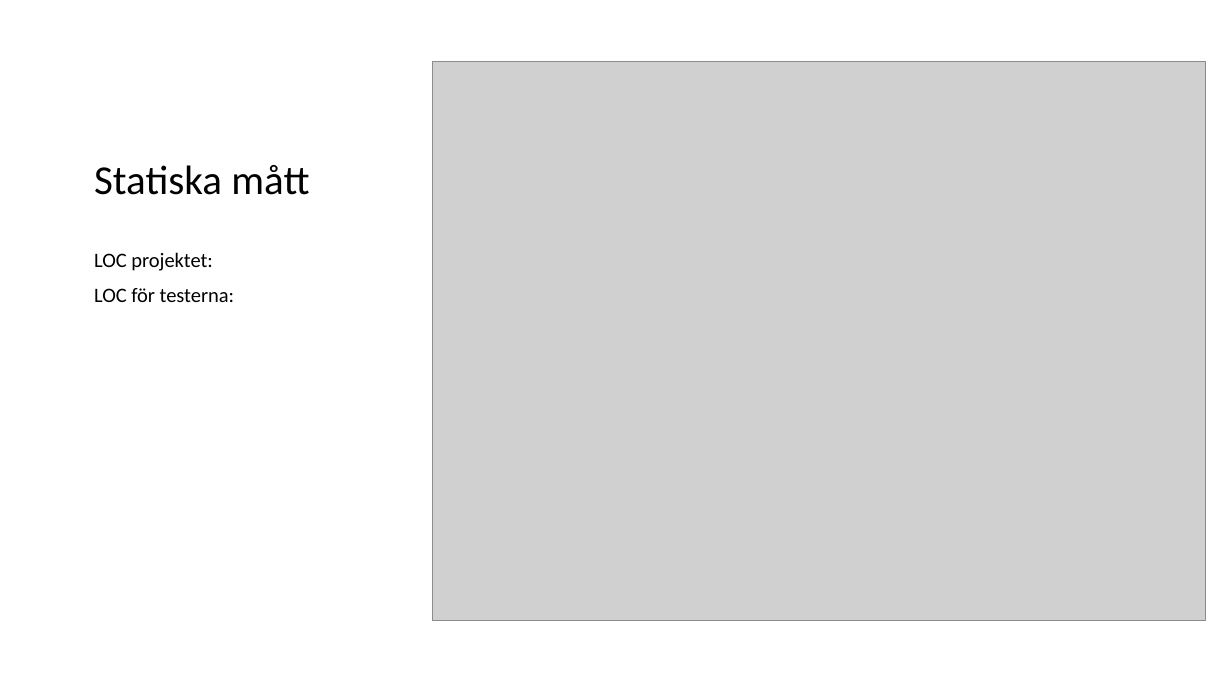
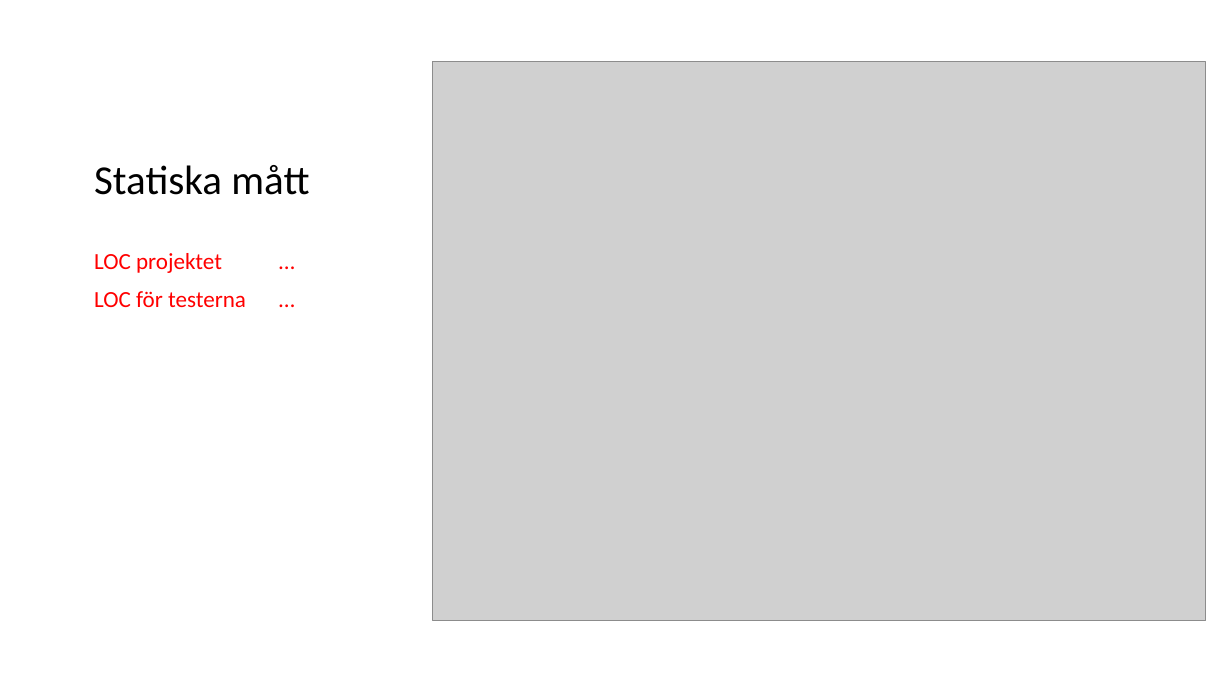
Before and after one commit to hampusidstam/InteGame, a slide deck: slide 33 of docs/Slutredovisning_grp5_v8.pptx. Drawn at 1232x693 pixels with LibreOffice and Linux fonts; fonts in the diff are those of the drawing; grey boxes stand for pictures. Boxes give left, top, right and bottom in pixels: in the first picture for what was removed or moved away, otherwise in the second. Text is boxed around its words. In the diff, an @@ line names an element or a change of style, - is before the commit and + after.

```diff
--- a/docs/Slutredovisning_grp5_v8.pptx
+++ b/docs/Slutredovisning_grp5_v8.pptx
@@ text at bbox=[94, 253, 246, 307]: text changed; size 16 to 18 pt; text colour #000000 to #FF0000 @@
-LOC projektet:
-LOC för testerna:
+LOC projektet …
+LOC för testerna …
```
Also in this commit, not shown: 8 other slides changed, 1 slide added.
